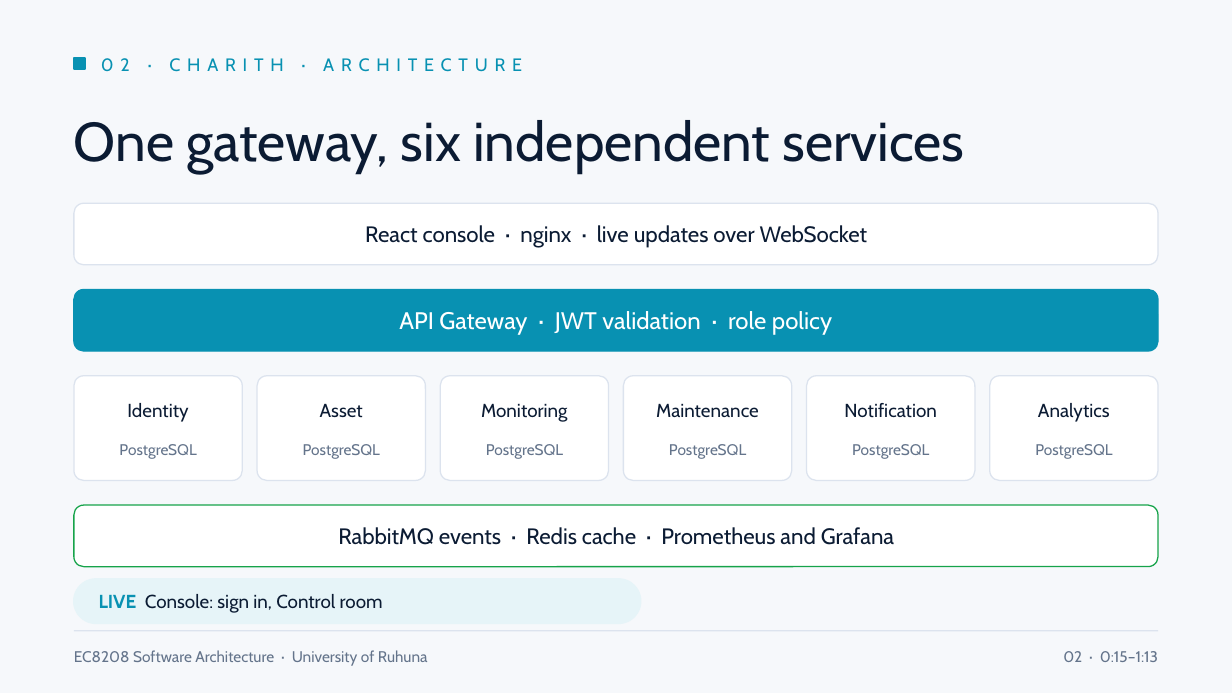
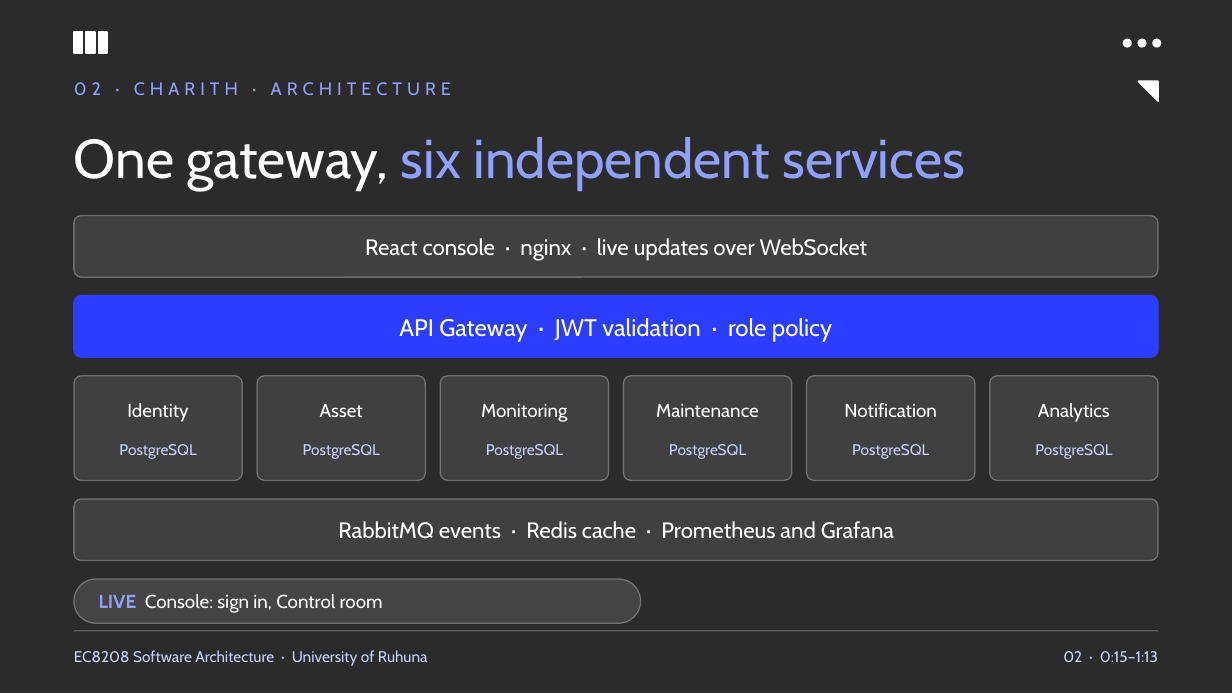
Before and after one commit to CharithManaujayaMUTEC/REOAGMS, a slide deck: slide 2 of deliverables/REOAGMS-Team-Presentation.pptx. Drawn at 1232x693 pixels with LibreOffice and Linux fonts; fonts in the diff are those of the drawing; background and template pictures are left out; a plain dark background stands for a picture behind light text. Boxes give left, top, right and bottom in pixels: in the first picture for what was removed or moved away, otherwise in the second. Text is boxed around its words. In the diff, an @@ line names an element or a change of style, - is before the commit and + after.

```diff
--- a/deliverables/REOAGMS-Team-Presentation.pptx
+++ b/deliverables/REOAGMS-Team-Presentation.pptx
@@ background #F6F8FB to picture (left out) @@
@@ rectangle: place and size @@
-rectangle at (74, 58, 85, 69)
+rectangle at (74, 32, 83, 53)
@@ rectangle at (74, 32, 83, 53): fill #0891B2 to #FFFFFF; outline #0891B2 1 pt to #FFFFFF 1 pt @@
@@ rectangle added at (86, 32, 95, 53), fill #FFFFFF, outline #FFFFFF 1 pt @@
@@ rectangle added at (99, 32, 107, 53), fill #FFFFFF, outline #FFFFFF 1 pt @@
@@ ellipse added at (1124, 39, 1131, 47), fill #FFFFFF, outline #FFFFFF 1 pt @@
@@ ellipse added at (1138, 39, 1146, 47), fill #FFFFFF, outline #FFFFFF 1 pt @@
@@ ellipse added at (1153, 39, 1161, 47), fill #FFFFFF, outline #FFFFFF 1 pt @@
@@ text "02 · CHARITH · ARCHITECTURE": place and size @@
-text "02 · CHARITH · ARCHITECTURE" at (101, 58, 522, 72)
+text "02 · CHARITH · ARCHITECTURE" at (74, 82, 451, 96)
@@ text "02 · CHARITH · ARCHITECTURE" at (74, 82, 451, 96): text colour #0891B2 to #8FA0FF, letter spacing 4 to 3 pt @@
@@ right triangle added at (1138, 81, 1158, 101), fill #FFFFFF, outline #FFFFFF 1 pt @@
@@ text "One gateway, six independent services": place and size @@
-text "One gateway, six independent services" at (74, 120, 965, 173)
+text "One gateway, six independent services" at (74, 137, 965, 191)
@@ text "One gateway, six independent services" at (74, 137, 965, 191): text colour #0B1B33 to #FFFFFF in "One gateway,"; text colour #0B1B33 to #8FA0FF in "six independent services" @@
@@ text colour #0B1B33 to #FFFFFF in 8 elements at (127, 403, 188, 422), (320, 404, 363, 417), (481, 404, 568, 422), (656, 404, 759, 417), (844, 403, 937, 417), (1038, 403, 1110, 422), (338, 521, 894, 539), (365, 238, 867, 261) @@
@@ text "React console · nginx · ...": place and size @@
-text "React console · nginx · ..." at (365, 225, 867, 248)
+text "React console · nginx · ..." at (365, 238, 867, 261)
@@ rounded rectangle: place and size @@
-rounded rectangle at (74, 203, 1158, 265)
+rounded rectangle at (74, 216, 1158, 277)
@@ fill #FFFFFF to #FFFFFF at 10% opacity; outline #DCE3EE 0.75 pt to #FFFFFF 0.75 pt; proportions changed in 7 elements at (74, 376, 243, 480), (257, 376, 426, 480), (440, 376, 609, 480), (623, 376, 792, 480), (807, 376, 976, 480), (989, 376, 1158, 480), (74, 216, 1158, 277) @@
@@ text "API Gateway · JWT validation ...": place and size @@
-text "API Gateway · JWT validation ..." at (399, 311, 832, 335)
+text "API Gateway · JWT validation ..." at (399, 318, 832, 342)
@@ rounded rectangle: place and size @@
-rounded rectangle at (74, 290, 1158, 351)
+rounded rectangle at (74, 296, 1158, 357)
@@ rounded rectangle at (74, 296, 1158, 357): fill #0891B2 to #2B3DFF; outline #0891B2 0.75 pt to #2B3DFF 0.75 pt; proportions changed @@
@@ 4 texts: place and size @@
-4 texts at (486, 444, 1112, 459)
+4 texts at (119, 444, 746, 459)
@@ text "PostgreSQL": place and size @@
-text "PostgreSQL" at (119, 444, 196, 459)
+text "PostgreSQL" at (852, 444, 929, 459)
@@ text colour #64748B to #C9D1FF in 8 elements at (119, 444, 196, 459), (303, 444, 380, 459), (486, 444, 563, 459), (669, 444, 746, 459), (74, 650, 428, 666), (1063, 651, 1158, 662), (852, 444, 929, 459), (1035, 444, 1112, 459) @@
@@ text "PostgreSQL": place and size @@
-text "PostgreSQL" at (303, 444, 380, 459)
+text "PostgreSQL" at (1035, 444, 1112, 459)
@@ rounded rectangle: place and size @@
-rounded rectangle at (74, 505, 1158, 567)
+rounded rectangle at (74, 499, 1158, 561)
@@ rounded rectangle at (74, 499, 1158, 561): fill #FFFFFF to #FFFFFF at 10% opacity; outline #16A34A 0.75 pt to #FFFFFF 0.75 pt; proportions changed @@
@@ rounded rectangle at (74, 579, 641, 623): fill #E6F4F8 to #FFFFFF at 12% opacity; outline #E6F4F8 1 pt to #FFFFFF 0.75 pt @@
@@ text "LIVE Console: sign in, Control ..." at (99, 594, 383, 613): text colour #0891B2 to #8FA0FF in "LIVE"; text colour #0B1B33 to #FFFFFF in "Console: sign in, Control room" @@
@@ line (74, 631) - (1158, 631): stroke #DCE3EE 0.75 pt to #FFFFFF 0.75 pt @@
```
Also in this commit, not shown: 9 other slides changed, 5 other files.
